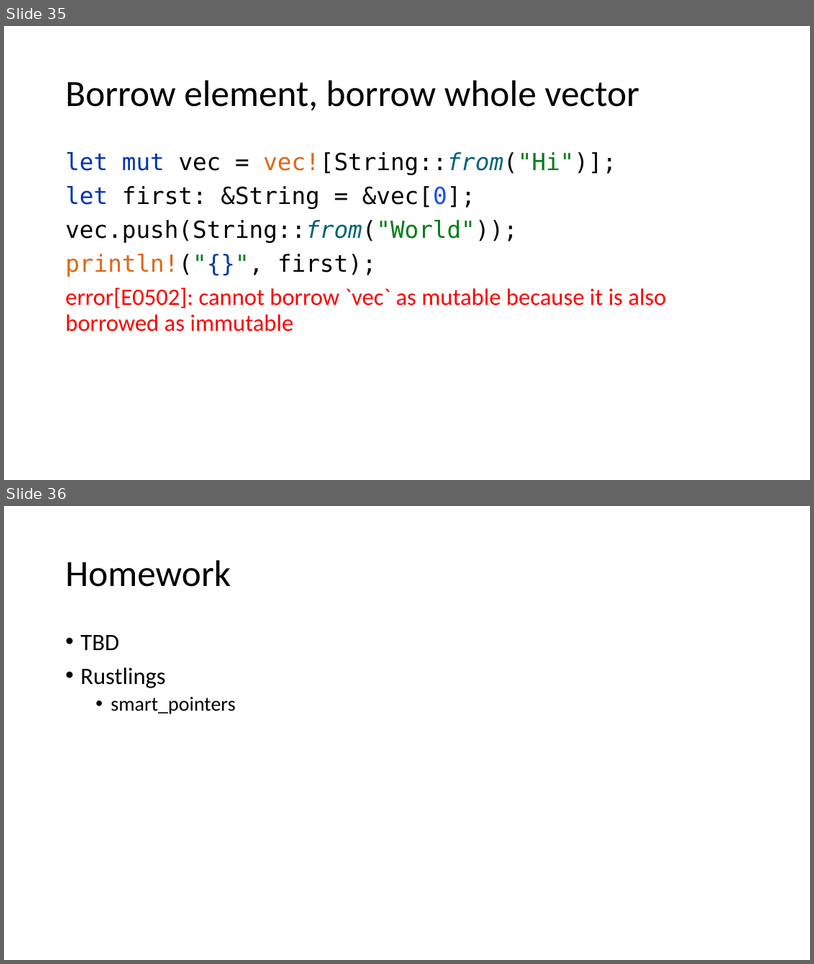
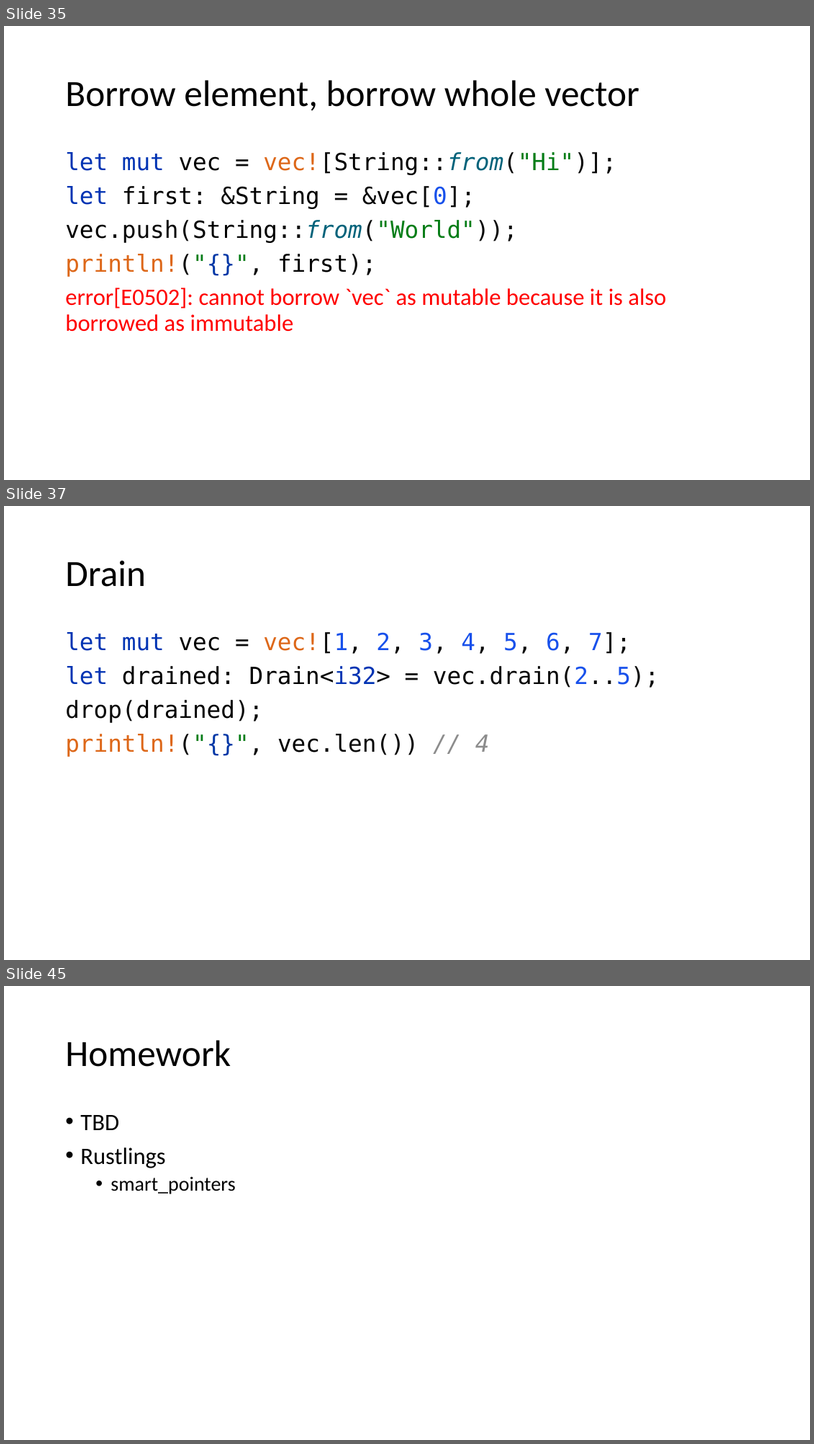
Before and after one commit to kugushev/course-rust-basics, a slide deck: src/05-SmartPointers/05-SmartPointers.pptx. Shown one above the other, each under a label of ours: slides 35 and 36 before the commit, slides 35, 37 and 45 after it; the slides between them are not shown. The pictures are 814x964 and 814x1444 pixels, drawn with LibreOffice and Linux fonts; fonts in the diff are those of the drawing. Boxes give left, top, right and bottom in pixels: in the first picture for what was removed or moved away, otherwise in the second. Text is boxed around its words. In the diff, an @@ line names an element or a change of style, - is before the commit and + after.

```diff
--- a/src/05-SmartPointers/05-SmartPointers.pptx
+++ b/src/05-SmartPointers/05-SmartPointers.pptx
@@ slide 37 added at bbox=[4, 506, 810, 960], background #FFFFFF @@
@@ title added at bbox=[65, 560, 146, 587], 44 pt, text #000000 @@
+Drain
@@ text added at bbox=[65, 632, 659, 757], 28 pt, text #080808 @@
+let mut vec = vec![1, 2, 3, 4, 5, 6, 7];
+let drained: Drain<i32> = vec.drain(2..5);
+drop(drained);
+println!("{}", vec.len()) // 4
@@ what was slide 36 is now slide 45 @@
```
Also in this commit, not shown: 8 other slides added.
